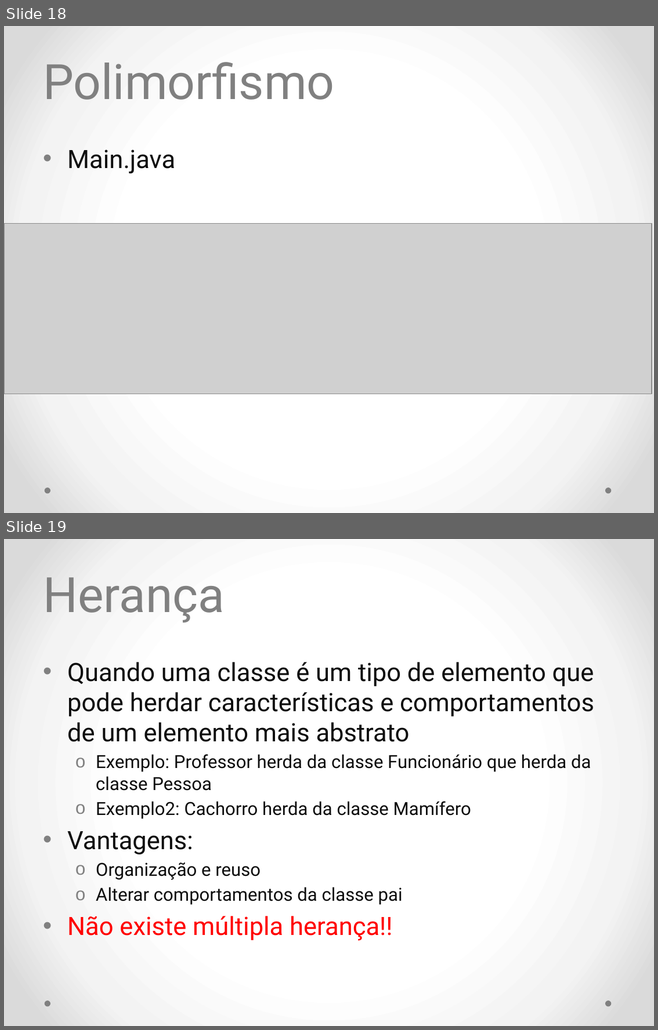
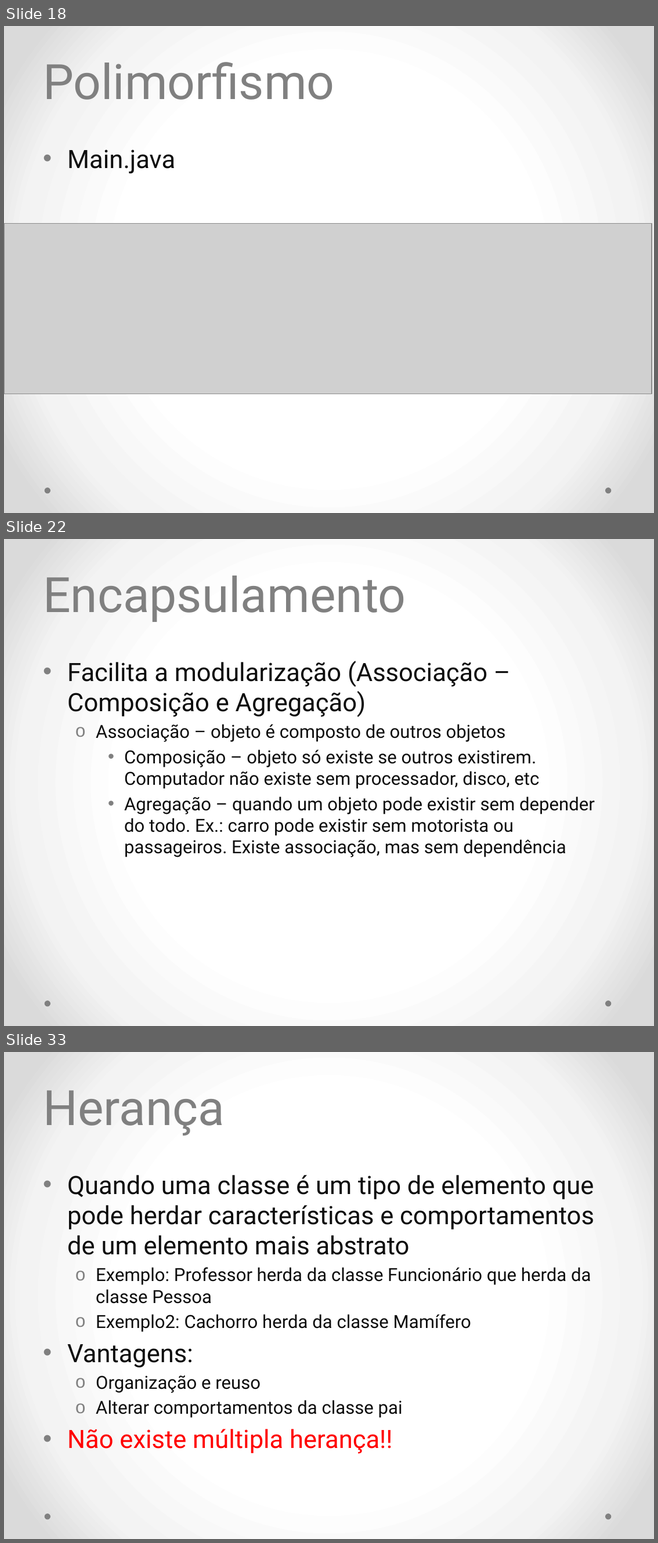
Before and after one commit to diogosm/cetam-lpoo-1, a slide deck: slides/aula 2.pptx. Shown one above the other, each under a label of ours: slides 18 and 19 before the commit, slides 18, 22 and 33 after it; the slides between them are not shown. The pictures are 658x1030 and 658x1543 pixels, drawn with LibreOffice and Linux fonts; fonts in the diff are those of the drawing; grey boxes stand for pictures. Boxes give left, top, right and bottom in pixels: in the first picture for what was removed or moved away, otherwise in the second. Text is boxed around its words. In the diff, an @@ line names an element or a change of style, - is before the commit and + after.

```diff
--- a/slides/aula 2.pptx
+++ b/slides/aula 2.pptx
@@ slide 22 added at bbox=[4, 539, 654, 1026], background gradient #FFFFFF to #F4F4F4 to #DADADA; not listed: 2 template elements that a slide beside it also shows @@
@@ title added at bbox=[43, 576, 405, 622], 54 pt, text #808080 @@
+Encapsulamento
@@ text added at bbox=[67, 661, 594, 857], 20 pt, text #0D0D0D @@
+• Facilita a modularização (Associação – Composição e Agregação)
+  o Associação – objeto é composto de outros objetos
+    • Composição – objeto só existe se outros existirem. Computador não existe sem processador, disco, etc
+    • Agregação – quando um objeto pode existir sem depender do todo. Ex.: carro pode existir sem motorista ou passageiros. Existe associação, mas sem dependência
@@ what was slide 19 is now slide 33 @@
```
Also in this commit, not shown: 4 slides changed, 17 other slides added, 1 other file.
